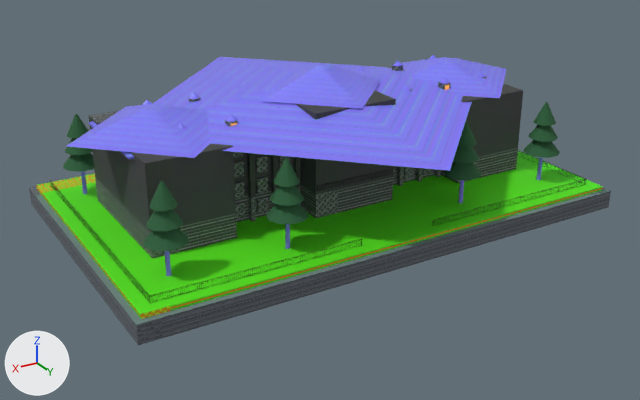
An edit to the glTF model assets/hero_landmarks_ultra/ultra_lm_18_phan_vien_sinh_hoc.glb, drawn before and after from the same camera.
One viewpoint serves both versions: a 50 mm camera at (71.5, 119.6, 57.8) aimed at (1.2, 2.4, -0.8). Arrows for +X, +Y and +Z are at lower left; the lights stay in place. The older version comes first. Vertices at exactly the same position are counted once.

Names of what the first picture shows: 'Balconies_And_Courtyard_Railings', 'Courtyard_And_Terrace', 'FoundationSkirt_Minus3m', 'Gothic_Stone_Walls_And_Buttresses', 'Pine_Canopies', 'Pine_Trunks', 'Steep_Slate_Roofs_And_Dormers'.
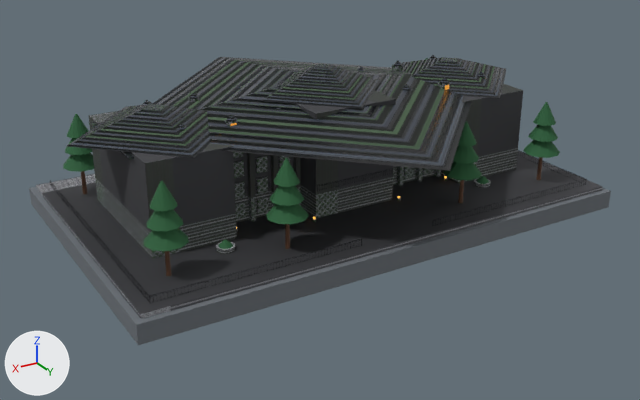
The change, as a list of edits to the scene's bpy script:
```text
Change img_image_1:
    img_image_1: load_image('Image_1', '_unpacked/Image_1', 512, 512, 'sRGB') -> load_image('Image_1', '_unpacked/Image_1', 1024, 1024, 'Non-Color')
Change img_image_2:
    img_image_2: load_image('Image_2', '_unpacked/Image_2', 512, 512, 'sRGB') -> load_image('Image_2', '_unpacked/Image_2', 1024, 1024, 'Non-Color')
Change mat_pine_trunk_timber:
    remove mat_pine_trunk_timber.texture = img_image_5
    add mat_pine_trunk_timber.base_color = (0.107, 0.0467, 0.0212)  # brown #5c3d28
Add mat_pbr1024_stone_courtyard_wetgranite:
    mat_pbr1024_stone_courtyard_wetgranite = bpy.data.materials.new('PBR1024_Stone_Courtyard_WetGranite')
    # uses the picture img_image_10
    # uses the picture img_image_8
    # uses the picture img_image_9
Add mat_pbr1024_dark_slate_steep_monastery_roof:
    mat_pbr1024_dark_slate_steep_monastery_roof = bpy.data.materials.new('PBR1024_Dark_Slate_Steep_Monastery_Roof')
    # uses the picture img_image_4
    # uses the picture img_image_5
    # uses the picture img_image_6
Add mat_pbr1024_gothic_1950_mossy_granite_ashlar:
    mat_pbr1024_gothic_1950_mossy_granite_ashlar = bpy.data.materials.new('PBR1024_Gothic_1950_Mossy_Granite_Ashlar')
    # uses the picture img_image_0
    # uses the picture img_image_1
    # uses the picture img_image_2
Change me_gothic_stone_walls_and_buttresses:
    remove me_gothic_stone_walls_and_buttresses.from_pydata(...)  # 1456 vertices, 2076 faces; spans x -34.1..34.1, y -13.2..11.2, z 0.7..17.7
    add me_gothic_stone_walls_and_buttresses.from_pydata(...)  # 1588 vertices, 2260 faces; spans x -34.1..34.1, y -17.4..15.4, z 0.7..17.7
    me_gothic_stone_walls_and_buttresses part 1: a new loose piece of 25 vertices spanning x -25.4..-22.6, y 12.6..15.4, z 0.7..1.3, in mat_pbr1024_gothic_1950_mossy_granite_ashlar
    me_gothic_stone_walls_and_buttresses part 2: a new loose piece of 25 vertices spanning x 22.6..25.4, y 12.6..15.4, z 0.7..1.3, in mat_pbr1024_gothic_1950_mossy_granite_ashlar
    me_gothic_stone_walls_and_buttresses part 3: 2076 faces spanning x -34.1..34.1, y -13.2..11.2, z 0.7..17.7 switch from mat_gothic_1950_mossy_granite_ashlar (picture img_image_0) to mat_pbr1024_gothic_1950_mossy_granite_ashlar
    other edits to the shape of me_gothic_stone_walls_and_buttresses do not show in these pictures
Change me_steep_slate_roofs_and_dormers:
    where me_steep_slate_roofs_and_dormers.from_pydata(...)  # 188 vertices, 252 faces; spans x -41.3..41.3, y -38.0..34.0, z 14.4..21.9
    remove me_steep_slate_roofs_and_dormers.materials.append(mat_dark_slate_steep_monastery_roof)  # picture img_image_1
    add me_steep_slate_roofs_and_dormers.materials.append(mat_pbr1024_dark_slate_steep_monastery_roof)
Change me_courtyard_and_terrace:
    remove me_courtyard_and_terrace.from_pydata(...)  # 8 vertices, 10 faces; spans x -41.0..41.0, y -25.0..25.0, z 0.0..0.7
    add me_courtyard_and_terrace.from_pydata(...)  # 108 vertices, 154 faces; spans x -41.0..41.0, y -25.0..25.0, z 0.0..1.4
    me_courtyard_and_terrace part 4: a new loose piece of 25 vertices spanning x 22.6..25.4, y 12.6..15.4, z 1.3..1.4, in mat_pbr1024_stone_courtyard_wetgranite
    me_courtyard_and_terrace part 5: 10 faces spanning x -41.0..41.0, y -25.0..25.0, z 0.0..0.7 switch from mat_stone_courtyard_and_steps (picture img_image_2) to mat_pbr1024_stone_courtyard_wetgranite
    other edits to the shape of me_courtyard_and_terrace do not show in these pictures
Change me_pine_canopies:
    remove me_pine_canopies.from_pydata(...)  # 378 vertices, 540 faces; spans x -38.1..38.1, y -19.9..20.9, z 5.8..14.5
    add me_pine_canopies.from_pydata(...)  # 462 vertices, 660 faces; spans x -38.1..38.1, y -19.9..20.9, z 1.4..14.5
    me_pine_canopies part 6: a new loose piece of 21 vertices spanning x -25.1..-22.9, y 12.9..15.1, z 1.4..2.2, in mat_tunglam_pine_forest_green (dark green #255c36)
    me_pine_canopies part 7: a new loose piece of 21 vertices spanning x 22.9..25.1, y 12.9..15.1, z 1.4..2.2, in mat_tunglam_pine_forest_green (dark green #255c36)
    other edits to the shape of me_pine_canopies do not show in these pictures
```

Pixel boxes (x1, y1, x2, y2) of what changed, in the pictures (640 x 400 px):
'Steep_Slate_Roofs_And_Dormers', surface changed, recoloured (blue to grey): (67, 55, 506, 171) in both
'Courtyard_And_Terrace', surface changed (green to black): (36, 151, 603, 319) in both
'Gothic_Stone_Walls_And_Buttresses', surface changed: (89, 64, 519, 259) in both
'Pine_Trunks', surface changed: (81, 157, 543, 276) in both
part 1 of me_gothic_stone_walls_and_buttresses, added: after (475, 183, 490, 188)
part 2 of me_gothic_stone_walls_and_buttresses, added: after (217, 248, 235, 254)
part 3 of me_gothic_stone_walls_and_buttresses, recoloured: (89, 64, 519, 259) in both
part 4 of me_courtyard_and_terrace, added: after (216, 242, 235, 251)
part 5 of me_courtyard_and_terrace, recoloured (green to black): (36, 151, 603, 319) in both
part 6 of me_pine_canopies, added: after (476, 176, 489, 184)
part 7 of me_pine_canopies, added: after (218, 239, 233, 249)
